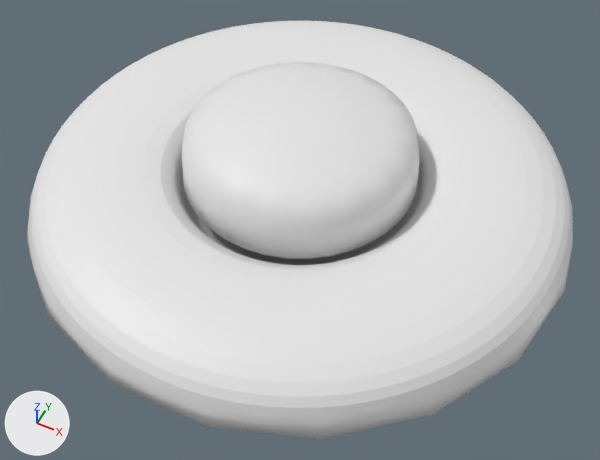
What one commit did to the FBX model Assets/models/Lightswitch/Lichtknop.FBX.
Camera for both pictures: a 50 mm camera at (0.0971, -0.1946, 0.224) aimed at (0.0083, -0.017, 0.0019). Every picture has the same lights, and +X, +Y and +Z are marked at lower left. Where no turn or scale is listed for an object, it has been applied to the vertices.

In view in the first picture: 'knop', 'lichtding'.
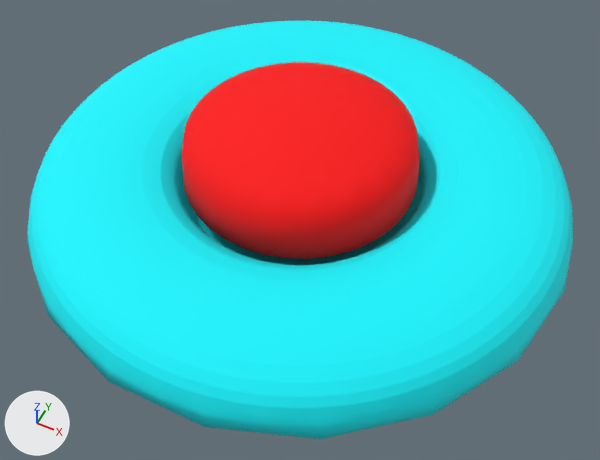
Patch to the scene script:
```diff
--- a/Assets/models/Lightswitch/Lichtknop.FBX.py
+++ b/Assets/models/Lightswitch/Lichtknop.FBX.py
@@ mat_02___default @@
+mat_02___default = principled_material('02 - Default')
+mat_02___default.base_color = (0.0, 0.918, 1.0)  # cyan #00f6ff
+mat_02___default.roughness = 0.859
@@ mat_01___default @@
+mat_01___default = principled_material('01 - Default')
+mat_01___default.base_color = (1.0, 0.0, 0.0)  # red #ff0000
+mat_01___default.roughness = 0.859
@@ me_mesh @@
 me_mesh.from_pydata(...)  # 900 vertices, 1796 faces; spans x -0.1..0.1, y -0.098..0.098, z 0.0..0.02
+me_mesh.materials.append(mat_02___default)  # cyan #00f6ff
@@ me_mesh_001 @@
 me_mesh_001.from_pydata(...)  # 182 vertices, 180 faces; spans x -0.0424..0.0424, y -0.0424..0.0424, z 0.0..0.034
+me_mesh_001.materials.append(mat_01___default)  # red #ff0000
```

Location of each change, (x1, y1, x2, y2) in pixels of the pictures (600 x 460 px):
'lichtding', recoloured (white to cyan)
    both: (27, 21, 573, 439)
'knop', recoloured (white to red)
    both: (182, 62, 420, 259)
